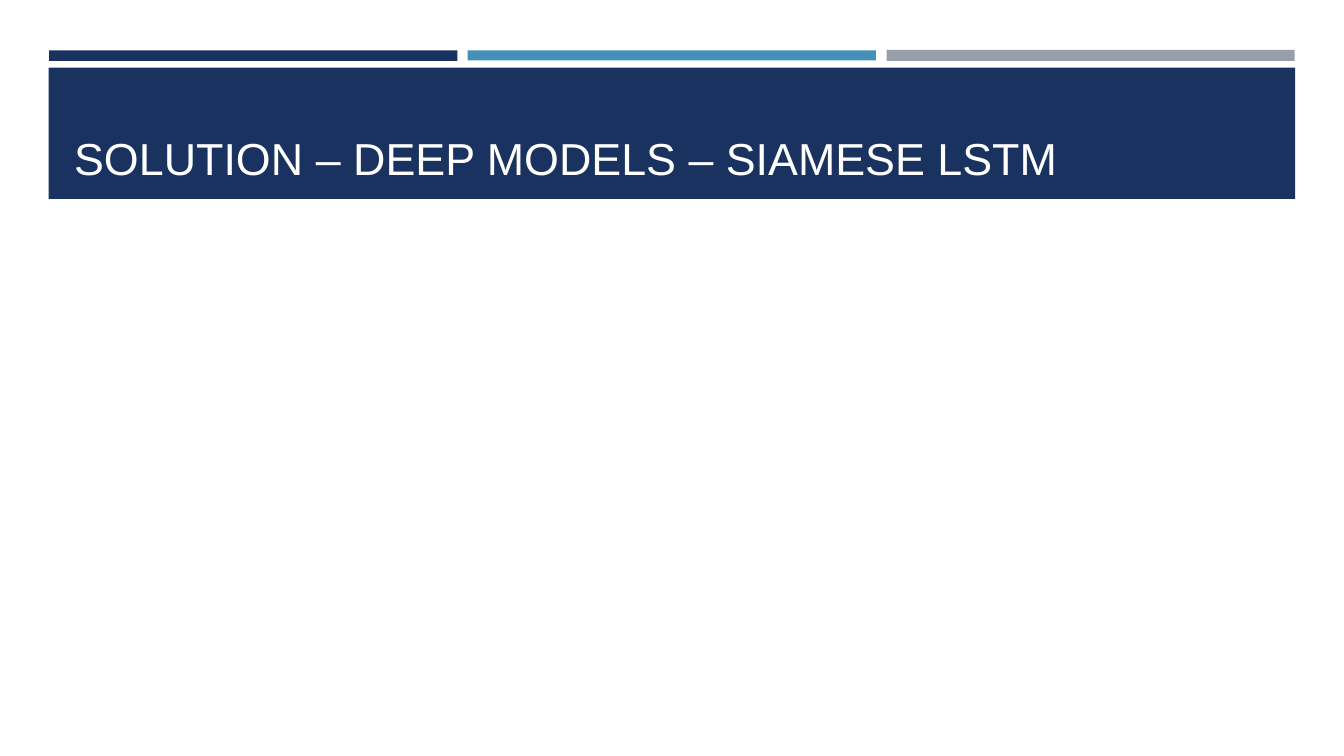
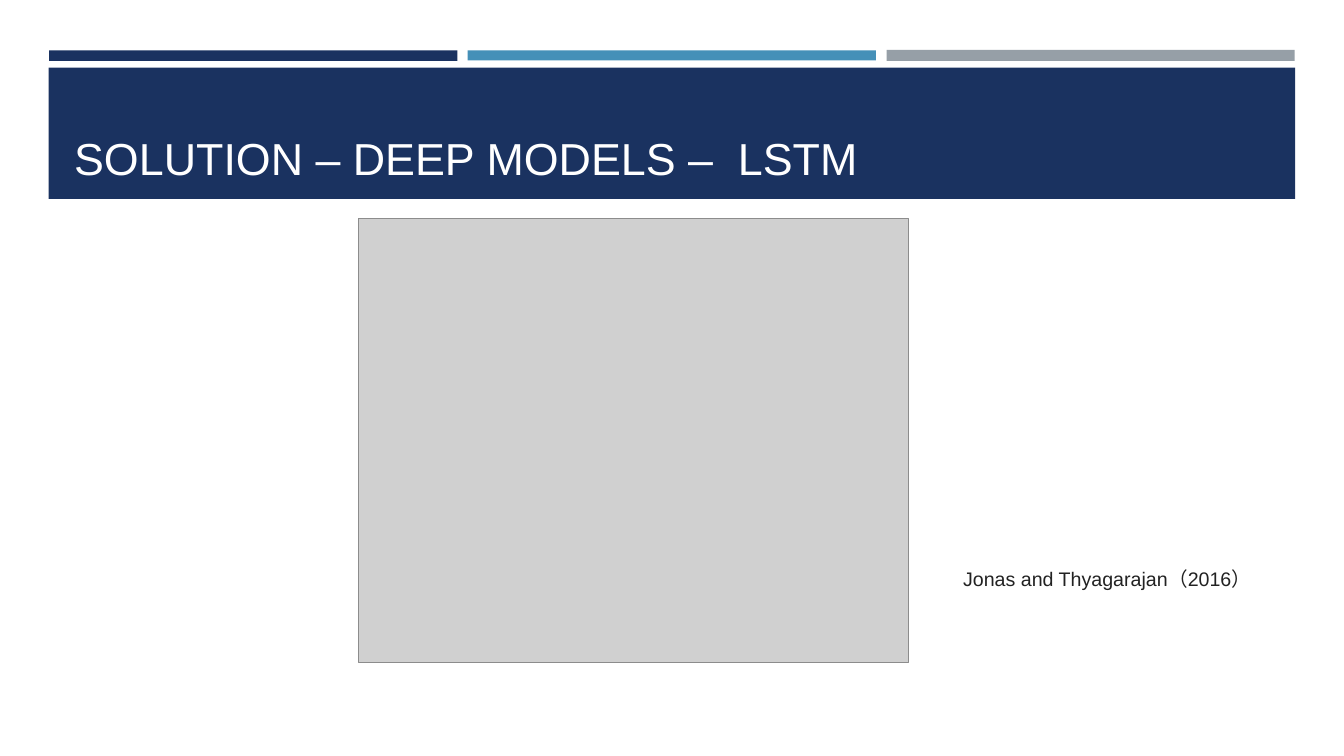
Before and after one commit to BinQian/COMP6208, a slide deck: slide 6 of report/presentation.pptx (slide 7 before the commit). Drawn at 1344x756 pixels with LibreOffice and Linux fonts; fonts in the diff are those of the drawing; grey boxes stand for pictures. Boxes give left, top, right and bottom in pixels: in the first picture for what was removed or moved away, otherwise in the second. Text is boxed around its words. In the diff, an @@ line names an element or a change of style, - is before the commit and + after.

```diff
--- a/report/presentation.pptx
+++ b/report/presentation.pptx
@@ title at bbox=[74, 143, 857, 176]: text changed @@
-SOLUTION – DEEP MODELS – SIAMESE LSTM
+SOLUTION – DEEP MODELS – LSTM
@@ picture added at bbox=[359, 219, 909, 662] @@
@@ text added at bbox=[963, 570, 1251, 590], 14 pt, text #222222 @@
+Jonas and Thyagarajan（2016）
```
Also in this commit, not shown: 9 other slides changed, 3 slides added, 4 slides removed, 9 other files.
